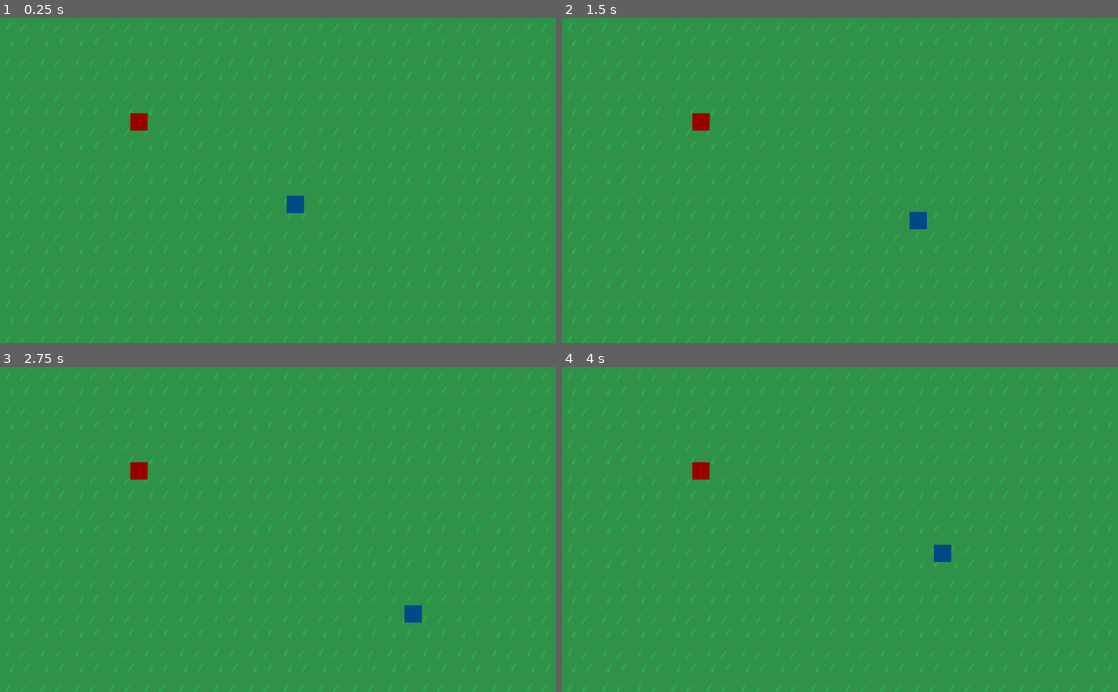
Above: before the commit, frames 1-4 (two rows, left to right).
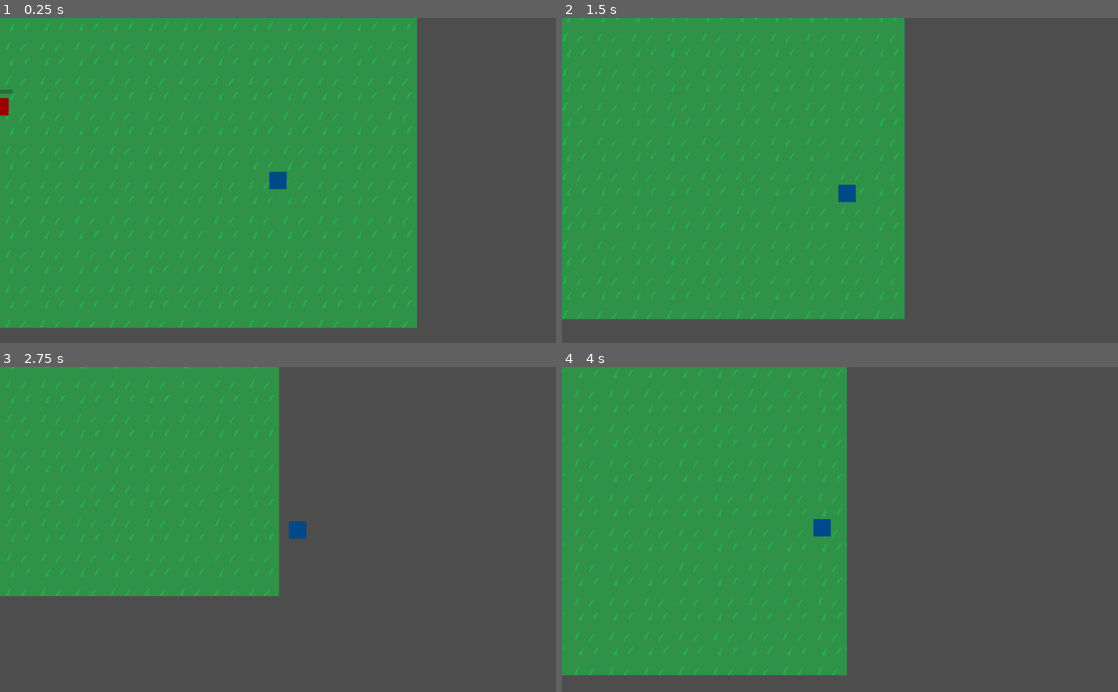
Above: after the commit, the same moments.

Repository: RedSatura/random-game-1
Game: Godot game, scene res://maps/test/test_map.tscn
The game is run twice, just before and just after one commit, with the same random seed, the same clock (stepped at 60 frames per second) and the same inputs.
Inputs:
- Up to frame 1 (0.25 s): no input
- Up to frame 2 (1.5 s): tap Enter at 0.5 s; hold Right (move_right) 0.53-1.28 s; hold Down (move_down) from 1.28 s (still down)
- Up to frame 3 (2.75 s): release Down (move_down) at 2.03 s; hold Right (move_right) from 2.03 s (still down)
- Up to frame 4 (4 s): release Right (move_right) at 2.78 s; hold Up (move_up) 2.78-3.53 s; hold Left (move_left) from 3.53 s (still down)

The runs differ from the first frame. In frame 1, 34% of the frame differs, in the area x 0-100%, y 0-100%; in frame 2, 46%; in frame 3, 67%; in frame 4, 54%.

Commit message:
add map texture, enemy health

Diff:
--- a/characters/enemy/enemy.gd
+++ b/characters/enemy/enemy.gd
@@ -1,7 +1,17 @@
 extends CharacterBody2D
+
+@export var health = 100:
+	set(value):
+		health = value
+
+@onready var healthbar = $HealthBar
 
 func _ready():
 	pass
 
-func _process(delta):
+func _process(_delta):
 	pass
+
+func _on_hitbox_area_entered(area):
+	if area.damage:
+		health -= area.damage
--- a/characters/enemy/enemy.tscn
+++ b/characters/enemy/enemy.tscn
@@ -1,14 +1,25 @@
-[gd_scene load_steps=3 format=3 uid="uid://ci6428oyg4xbh"]
+[gd_scene load_steps=5 format=3 uid="uid://ci6428oyg4xbh"]
 
 [ext_resource type="Script" path="res://characters/enemy/enemy.gd" id="1_j1g2g"]
+
+[sub_resource type="CanvasItemMaterial" id="CanvasItemMaterial_8b77x"]
+light_mode = 2
 
 [sub_resource type="CircleShape2D" id="CircleShape2D_isg1d"]
 radius = 16.0
 
+[sub_resource type="CircleShape2D" id="CircleShape2D_a46ve"]
+radius = 16.0
+
 [node name="Enemy" type="CharacterBody2D"]
+material = SubResource("CanvasItemMaterial_8b77x")
+collision_layer = 4
+collision_mask = 7
+motion_mode = 1
 script = ExtResource("1_j1g2g")
 
 [node name="Sprite2D" type="Sprite2D" parent="."]
+light_mask = 2
 
 [node name="CollisionShape2D" type="CollisionShape2D" parent="."]
 shape = SubResource("CircleShape2D_isg1d")
@@ -16,3 +27,21 @@
 [node name="Polygon2D" type="Polygon2D" parent="."]
 color = Color(0.6, 0, 0, 1)
 polygon = PackedVector2Array(-16, -16, -16, 16, 16, 16, 16, -16)
+
+[node name="HealthBar" type="ProgressBar" parent="."]
+offset_left = -24.0
+offset_top = -32.0
+offset_right = 24.0
+offset_bottom = -24.0
+rounded = true
+show_percentage = false
+
+[node name="Hitbox" type="Area2D" parent="."]
+visible = false
+collision_layer = 4
+collision_mask = 8
+
+[node name="CollisionShape2D" type="CollisionShape2D" parent="Hitbox"]
+shape = SubResource("CircleShape2D_a46ve")
+
+[connection signal="area_entered" from="Hitbox" to="." method="_on_hitbox_area_entered"]
--- a/characters/player/player.gd
+++ b/characters/player/player.gd
@@ -5,11 +5,10 @@
 func _ready():
 	pass
 
-func _physics_process(delta):
-
+func _physics_process(_delta):
 	move_and_slide()
 
-func _unhandled_input(event):
+func _unhandled_input(_event):
 	velocity.x = Input.get_axis("move_left", "move_right")
 	velocity.y = Input.get_axis("move_up", "move_down")
 
--- a/characters/player/player.tscn
+++ b/characters/player/player.tscn
@@ -6,8 +6,10 @@
 radius = 16.0
 
 [node name="Player" type="CharacterBody2D"]
+collision_layer = 2
+collision_mask = 5
+motion_mode = 1
 script = ExtResource("1_3erpe")
-SPEED = 150
 
 [node name="CollisionShape2D" type="CollisionShape2D" parent="."]
 shape = SubResource("CircleShape2D_7tvpw")
@@ -17,3 +19,8 @@
 [node name="Polygon2D" type="Polygon2D" parent="."]
 color = Color(0, 0.286275, 0.541176, 1)
 polygon = PackedVector2Array(-16, -16, -16, 16, 16, 16, 16, -16)
+
+[node name="Camera2D" type="Camera2D" parent="."]
+position_smoothing_enabled = true
+
+[node name="WeaponComponent" type="Node2D" parent="."]
--- a/maps/test/test_map.tscn
+++ b/maps/test/test_map.tscn
@@ -14,7 +14,7 @@
 stretch_mode = 1
 
 [node name="Player" parent="." instance=ExtResource("1_d4f5f")]
-position = Vector2(544, 344)
+position = Vector2(768, 328)
 
 [node name="Enemy" parent="." instance=ExtResource("3_0gyya")]
 position = Vector2(256, 192)
--- a/project.godot
+++ b/project.godot
@@ -48,3 +48,10 @@
 , Object(InputEventKey,"resource_local_to_scene":false,"resource_name":"","device":-1,"window_id":0,"alt_pressed":false,"shift_pressed":false,"ctrl_pressed":false,"meta_pressed":false,"pressed":false,"keycode":0,"physical_keycode":83,"key_label":0,"unicode":115,"echo":false,"script":null)
 ]
 }
+
+[layer_names]
+
+2d_physics/layer_1="world"
+2d_physics/layer_2="player"
+2d_physics/layer_3="enemy"
+2d_physics/layer_4="bullet"
Binary file added: assets/LightSprite.png
Not shown, added: assets/LightSprite.png.import
